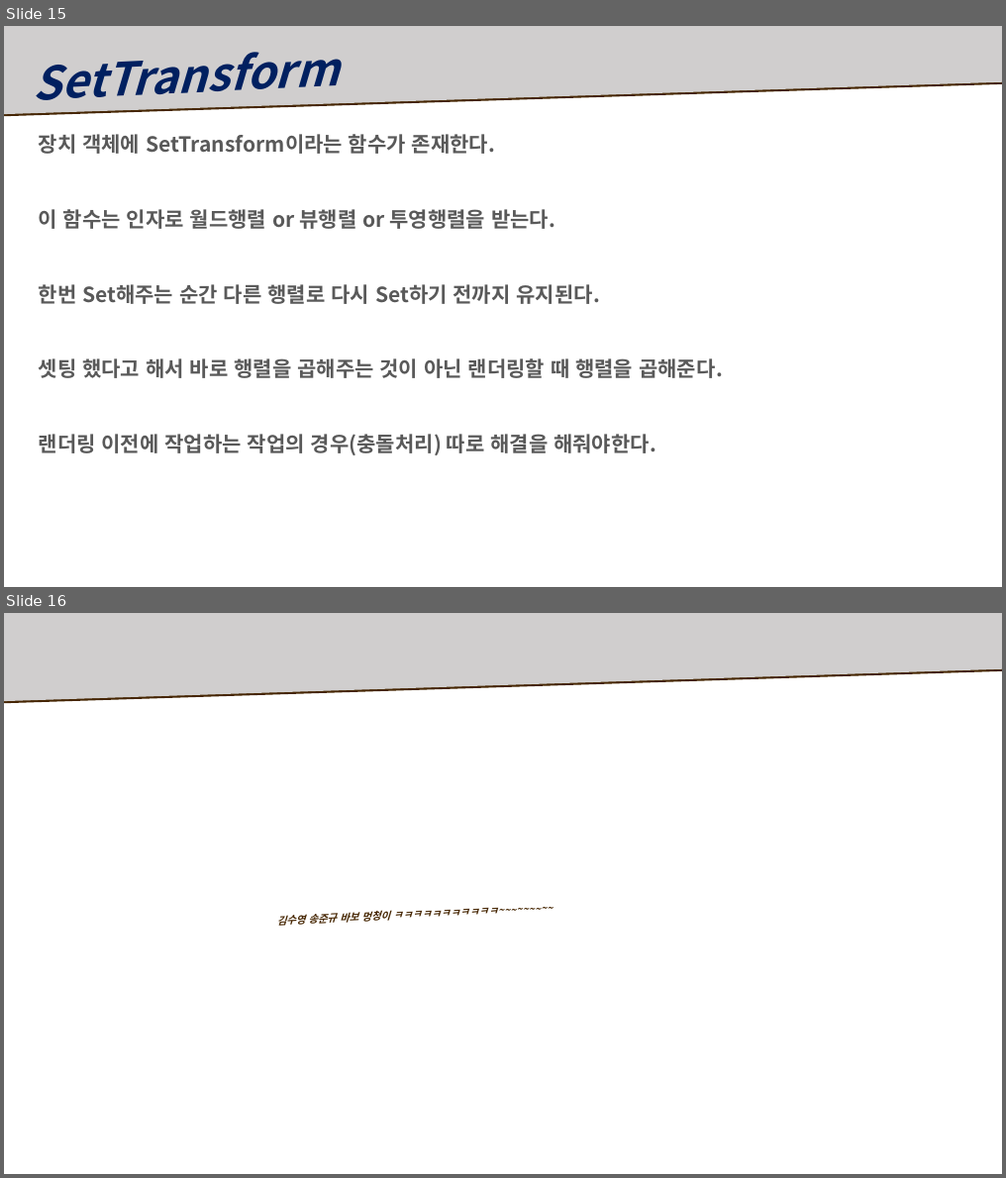
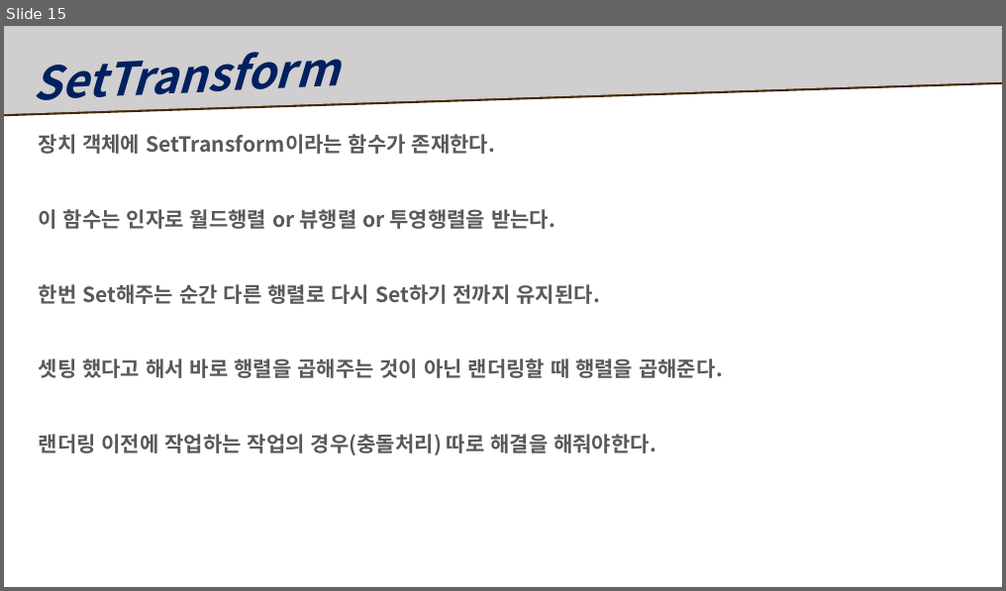
Before and after one commit to Ahnhyunsoo/Study, a slide deck: 5Month/복습자료/수업 복습.pptx. Shown one above the other, each under a label of ours: slides 15 and 16 before the commit, slide 15 after it. The pictures are 1006x1178 and 1006x591 pixels, drawn with LibreOffice and Linux fonts; fonts in the diff are those of the drawing. Boxes give left, top, right and bottom in pixels: in the first picture for what was removed or moved away, otherwise in the second. Text is boxed around its words. In the diff, an @@ line names an element or a change of style, - is before the commit and + after.

```diff
--- a/5Month/복습자료/수업 복습.pptx
+++ b/5Month/복습자료/수업 복습.pptx
@@ slide 16 removed at box(4, 613, 1002, 1174), background #FFFFFF @@
@@ freeform shape removed at box(4, 613, 1002, 701) @@
@@ text removed at box(277, 910, 390, 926) @@
-김수영 송준규 바보 멍청이 ㅋㅋㅋㅋㅋㅋㅋㅋㅋㅋㅋ~~~~~~~~~
```
Also in this commit, not shown: 4 slides changed, 18 slides added, 3 other files.
